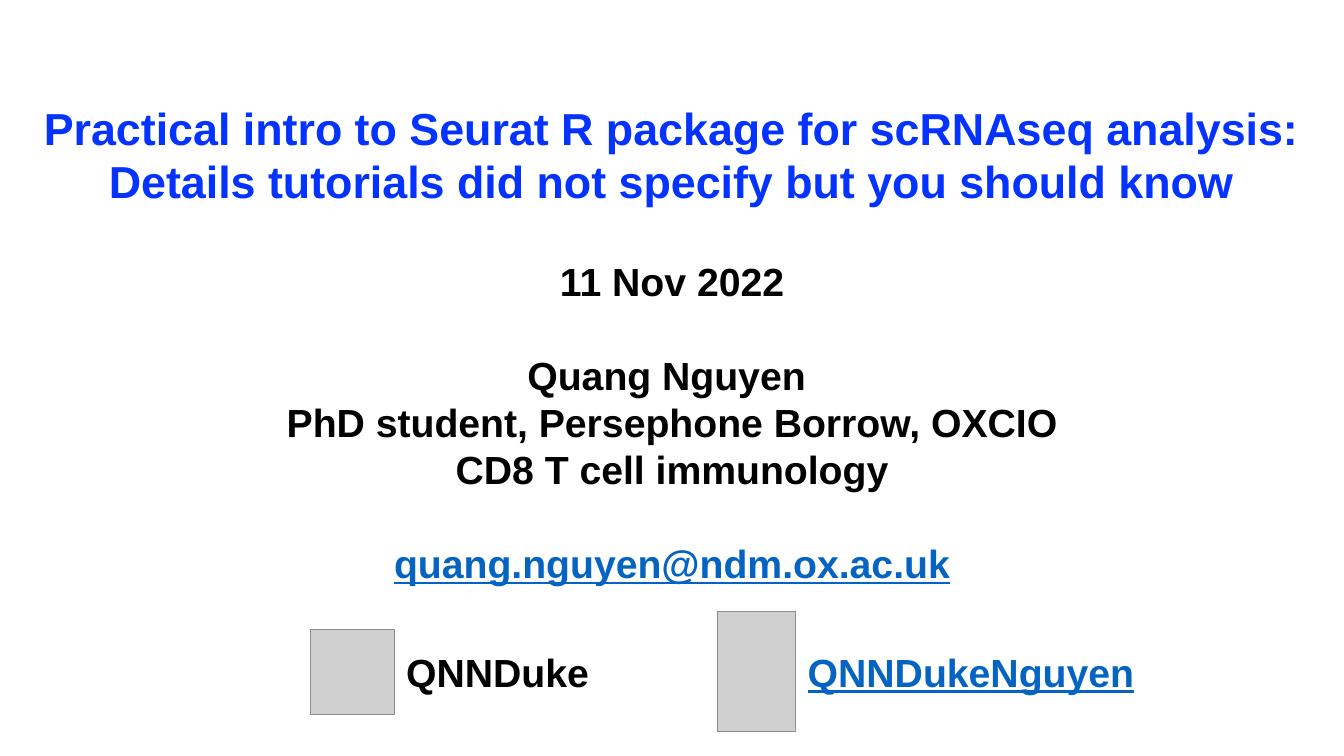
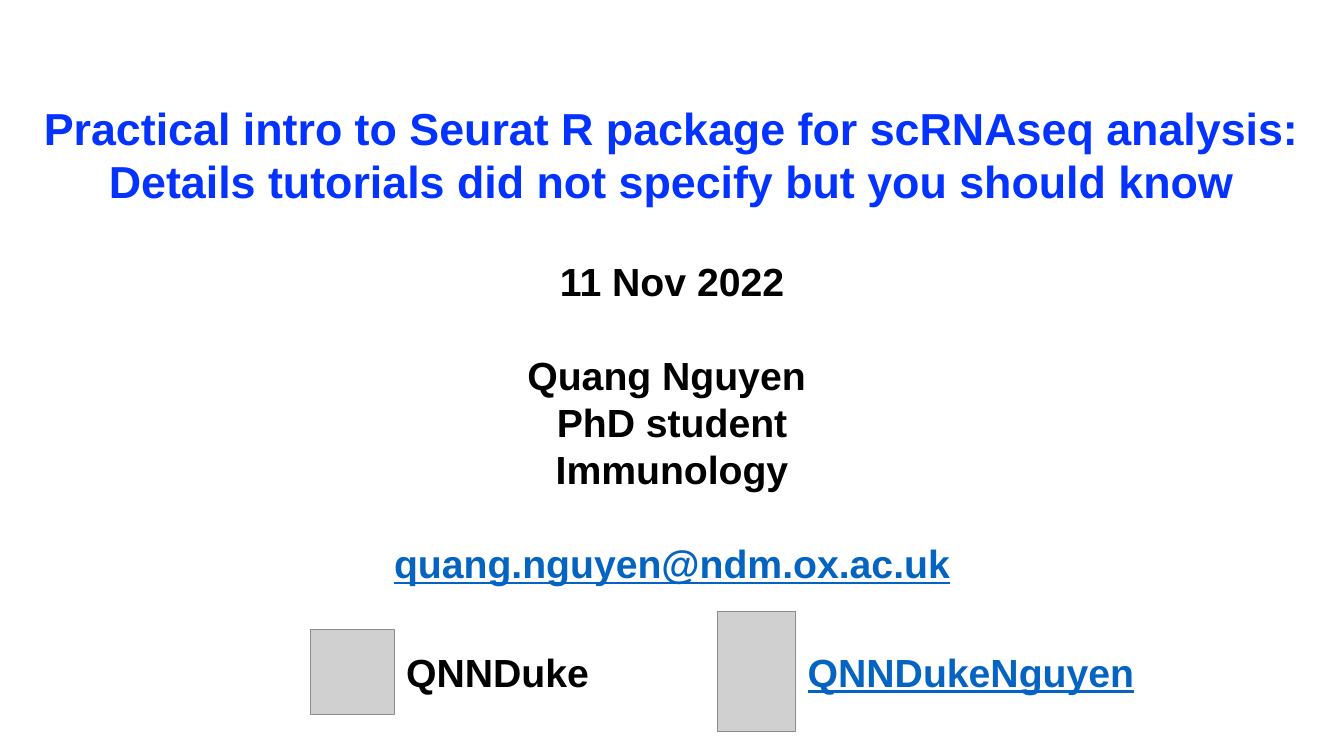
Before and after one commit to denvercal1234GitHub/learntoRfromNothing, a slide deck: slide 1 of 2022Nov11_IntroToSeuratWorkshop_QNN/2022Nov11_IntroToSeuratWorkshop_QNN.pptx. Drawn at 1344x756 pixels with LibreOffice and Linux fonts; fonts in the diff are those of the drawing; grey boxes stand for pictures. Boxes give left, top, right and bottom in pixels: in the first picture for what was removed or moved away, otherwise in the second. Text is boxed around its words. In the diff, an @@ line names an element or a change of style, - is before the commit and + after.

Commit message:
Updated slide

```diff
--- a/2022Nov11_IntroToSeuratWorkshop_QNN/2022Nov11_IntroToSeuratWorkshop_QNN.pptx
+++ b/2022Nov11_IntroToSeuratWorkshop_QNN/2022Nov11_IntroToSeuratWorkshop_QNN.pptx
@@ text "11 Nov 2022" moved from (x1=287, y1=268, x2=1057, y2=586) to (x1=394, y1=268, x2=950, y2=586) @@
@@ text at (x1=556, y1=408, x2=789, y2=492): text changed @@
-PhD student, Persephone Borrow, OXCIO
-CD8 T cell immunology
+PhD student
+Immunology
```
